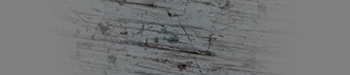
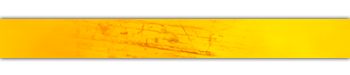
Revision of a layered 350 × 75 image; what changed, layer by layer:
added group "Group 1" with 4 layers over [left=0, top=0, right=350, bottom=75]
added layer "Layer 2" (linear light) in group "Group 1" over [left=0, top=0, right=350, bottom=75]
added layer "Layer 3" (linear light) in group "Group 1" over [left=0, top=0, right=350, bottom=75]
moved "Color Fill 1" into group "Group 1" over [left=0, top=0, right=350, bottom=75]
moved "Layer 1" into group "Group 1" over [left=0, top=0, right=350, bottom=75]
